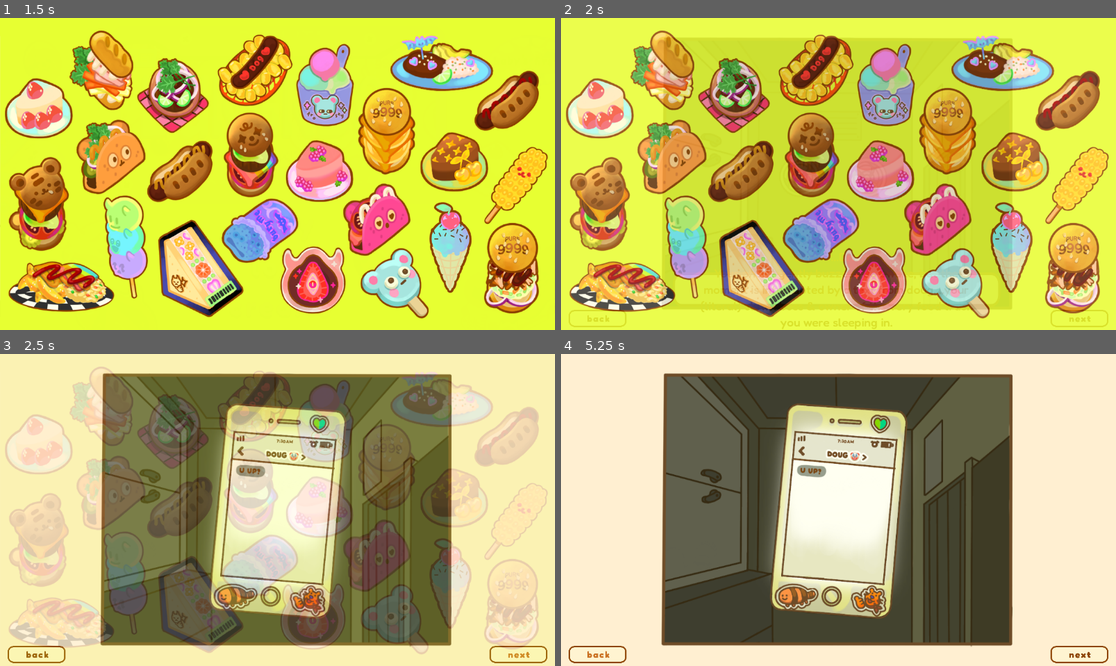
Above: before the commit, frames 1-4 (two rows, left to right).
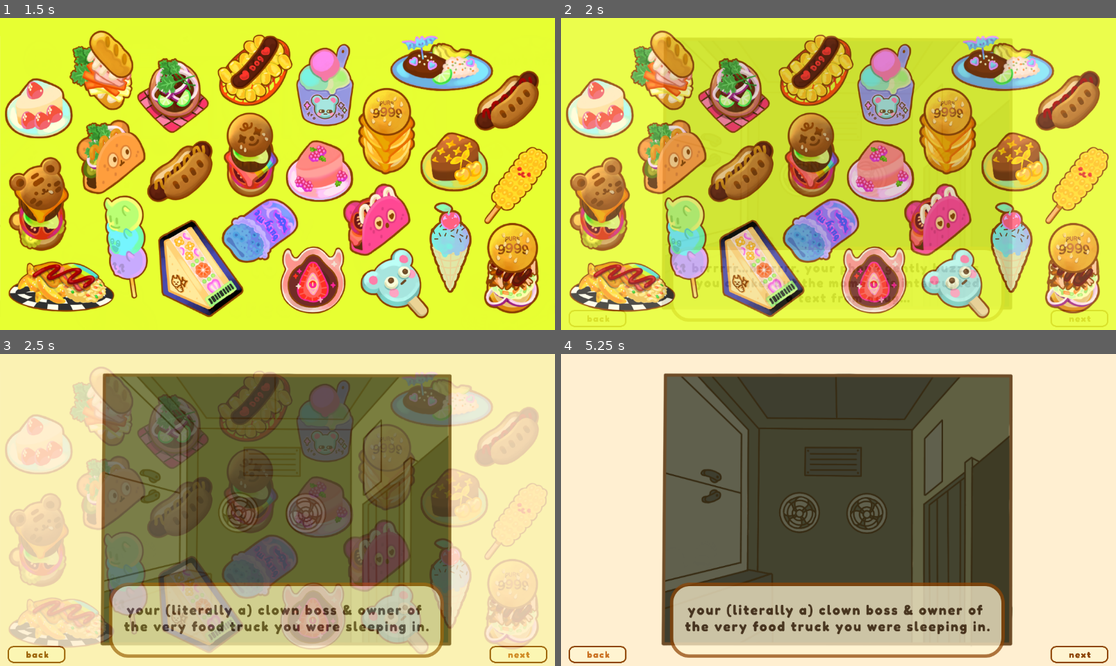
Above: after the commit, the same moments.

Repository: Gus700/FoodTruckBattles
Game: Godot game, scene res://scenes/SceneSwitcher.tscn
Same seed, same stepped clock (60 frames per second), same inputs: the game is played once before the commit and once after it.
Inputs (mouse positions are in pixels of both pictures, inside the frame that each line leads up to):
- Up to frame 1 (1.5 s): click (277, 223) at 0.5 s; click (277, 223) at 1.25 s
- Up to frame 2 (2 s): no input
- Up to frame 3 (2.5 s): click (516, 653) at 2 s
- Up to frame 4 (5.25 s): click (1077, 653) at 2.75 s; click (1077, 653) at 3.5 s; click (599, 653) at 4.25 s; tap Enter at 5 s

Frame 1 is identical in both runs. In frame 2, 1.0% of the frame differs, in the area x 25-75%, y 75-100%; in frame 3, 24%; in frame 4, 25%, in the area x 19-80%, y 15-98%.

Commit message:
intro dialogue revamp + imported all lore dialogue

Diff:
--- a/scenes/LoreIntro.tscn
+++ b/scenes/LoreIntro.tscn
@@ -1,10 +1,10 @@
-[gd_scene load_steps=20 format=3 uid="uid://xgnaoqvxarvc"]
+[gd_scene load_steps=24 format=3 uid="uid://xgnaoqvxarvc"]
 
 [ext_resource type="Texture2D" uid="uid://ce46mydlen3ui" path="res://assets/loreScenes/intro/intro_bg.png" id="1_nbd7m"]
 [ext_resource type="Script" path="res://scripts/loreIntro.gd" id="1_vosbv"]
 [ext_resource type="Texture2D" uid="uid://y41fy5hkhdt2" path="res://assets/loreScenes/intro/01.png" id="2_4oqcv"]
-[ext_resource type="FontFile" uid="uid://c1vtnd0t0k2t4" path="res://assets/fonts/Fredoka-Medium.ttf" id="4_xbvlo"]
-[ext_resource type="Texture2D" uid="uid://dcmqycrnh0423" path="res://assets/UI/timer_bar.png" id="4_xy2id"]
+[ext_resource type="Texture2D" uid="uid://dc17g7jos4mvh" path="res://assets/loreScenes/intro_dialogue/intro1.png" id="4_88lso"]
+[ext_resource type="Texture2D" uid="uid://gnfsiyttb7ep" path="res://assets/loreScenes/intro_dialogue/intro2.png" id="5_dys07"]
 [ext_resource type="Texture2D" uid="uid://c2pr52xlrt48k" path="res://assets/loreScenes/intro/02.png" id="5_t5wxx"]
 [ext_resource type="Texture2D" uid="uid://dheeyukk48ven" path="res://assets/loreScenes/intro/03.png" id="6_yd2h8"]
 [ext_resource type="Texture2D" uid="uid://b1nsp5m7ism1e" path="res://assets/loreScenes/intro/04.png" id="7_7bnd8"]
@@ -14,11 +14,15 @@
 [ext_resource type="Texture2D" uid="uid://gyefcexgonel" path="res://assets/loreScenes/intro/08.png" id="11_0anox"]
 [ext_resource type="Texture2D" uid="uid://bxruatu8qwhpc" path="res://assets/loreScenes/intro/09.png" id="12_tgyjp"]
 [ext_resource type="Texture2D" uid="uid://d035te6ggmjhl" path="res://assets/loreScenes/intro/10.png" id="13_sadiy"]
+[ext_resource type="Texture2D" uid="uid://ctgbt6jkn25de" path="res://assets/loreScenes/intro_dialogue/intro3.png" id="14_ws35s"]
 [ext_resource type="Texture2D" uid="uid://cgfelblnvakg5" path="res://assets/UI_buttons/next.png" id="15_gng5i"]
 [ext_resource type="Texture2D" uid="uid://c6dwth7evsdyw" path="res://assets/UI_buttons/next_hover.png" id="16_2ogs0"]
+[ext_resource type="Texture2D" uid="uid://dphejpwn7tnvs" path="res://assets/loreScenes/intro_dialogue/intro4.png" id="16_mooya"]
 [ext_resource type="Texture2D" uid="uid://b0r8f8x7y0e5r" path="res://assets/UI_buttons/back.png" id="17_ayh5i"]
+[ext_resource type="Texture2D" uid="uid://bcw2vwffis5p3" path="res://assets/loreScenes/intro_dialogue/intro5.png" id="18_2w7jq"]
 [ext_resource type="Texture2D" uid="uid://dvtn4u0004701" path="res://assets/UI_buttons/back_hover.png" id="18_jjdpu"]
 [ext_resource type="Script" path="res://scripts/SceneManager/ChangeSceneButton.gd" id="19_p57xb"]
+[ext_resource type="Texture2D" uid="uid://bir4n1prte5u6" path="res://assets/loreScenes/intro_dialogue/intro6.png" id="20_rmj0f"]
 
 [node name="LoreIntro" type="Control"]
 layout_mode = 3
@@ -47,15 +51,15 @@
 grow_horizontal = 2
 grow_vertical = 2
 
-[node name="Scn" type="Control" parent="Scns"]
-layout_mode = 1
-anchors_preset = 15
-anchor_right = 1.0
-anchor_bottom = 1.0
-grow_horizontal = 2
-grow_vertical = 2
-
-[node name="ImgBG" type="TextureRect" parent="Scns/Scn"]
+[node name="Scn0" type="Control" parent="Scns"]
+layout_mode = 1
+anchors_preset = 15
+anchor_right = 1.0
+anchor_bottom = 1.0
+grow_horizontal = 2
+grow_vertical = 2
+
+[node name="ImgBG" type="TextureRect" parent="Scns/Scn0"]
 layout_mode = 1
 anchors_preset = 15
 anchor_right = 1.0
@@ -66,42 +70,61 @@
 expand_mode = 1
 stretch_mode = 5
 
-[node name="TextBox" type="TextureRect" parent="Scns/Scn"]
-self_modulate = Color(1, 1, 1, 0.603922)
-layout_mode = 1
-anchors_preset = -1
-anchor_left = 0.201389
-anchor_top = 0.814815
-anchor_right = 0.791667
-anchor_bottom = 0.925926
-grow_horizontal = 2
-grow_vertical = 2
-texture = ExtResource("4_xy2id")
-expand_mode = 1
-metadata/_edit_use_anchors_ = true
-
-[node name="MarginContainer" type="MarginContainer" parent="Scns/Scn/TextBox"]
-layout_mode = 1
-anchors_preset = 15
-anchor_right = 1.0
-anchor_bottom = 1.0
-grow_horizontal = 2
-grow_vertical = 2
-theme_override_constants/margin_left = 50
-theme_override_constants/margin_top = 50
-theme_override_constants/margin_right = 50
-theme_override_constants/margin_bottom = 50
-
-[node name="Label" type="Label" parent="Scns/Scn/TextBox/MarginContainer"]
-layout_mode = 2
-theme_override_colors/font_color = Color(0.556863, 0.270588, 0.0196078, 1)
-theme_override_fonts/font = ExtResource("4_xbvlo")
-theme_override_font_sizes/font_size = 25
-text = "Brrrrrr…Brrrrrr.
-Your phone gently buzzes you awake, but the moment is interrupted by a text from doug….your (literal) clown boss & owner of the very food truck you were sleeping in."
-horizontal_alignment = 1
-vertical_alignment = 1
-autowrap_mode = 2
+[node name="intro1" type="TextureRect" parent="Scns/Scn0"]
+self_modulate = Color(1, 1, 1, 0.729412)
+layout_mode = 1
+anchors_preset = -1
+anchor_left = 0.195868
+anchor_top = 0.73279
+anchor_right = 0.799868
+anchor_bottom = 0.97379
+offset_left = 0.355988
+offset_top = 0.151978
+offset_right = -0.458496
+offset_bottom = -0.0160522
+grow_horizontal = 2
+grow_vertical = 2
+texture = ExtResource("4_88lso")
+expand_mode = 1
+metadata/_edit_use_anchors_ = true
+
+[node name="Scn1" type="Control" parent="Scns"]
+visible = false
+layout_mode = 1
+anchors_preset = 15
+anchor_right = 1.0
+anchor_bottom = 1.0
+grow_horizontal = 2
+grow_vertical = 2
+
+[node name="ImgBG" type="TextureRect" parent="Scns/Scn1"]
+layout_mode = 1
+anchors_preset = 15
+anchor_right = 1.0
+anchor_bottom = 1.0
+grow_horizontal = 2
+grow_vertical = 2
+texture = ExtResource("2_4oqcv")
+expand_mode = 1
+stretch_mode = 5
+
+[node name="intro2" type="TextureRect" parent="Scns/Scn1"]
+self_modulate = Color(1, 1, 1, 0.729412)
+layout_mode = 1
+anchors_preset = -1
+anchor_left = 0.195868
+anchor_top = 0.73279
+anchor_right = 0.799868
+anchor_bottom = 0.97379
+offset_left = 0.355988
+offset_top = 0.151978
+offset_right = -0.458496
+offset_bottom = -0.0160522
+grow_horizontal = 2
+grow_vertical = 2
+texture = ExtResource("5_dys07")
+expand_mode = 1
+metadata/_edit_use_anchors_ = true
 
 [node name="Scn2" type="Control" parent="Scns"]
 visible = false
@@ -123,44 +146,6 @@
 expand_mode = 1
 stretch_mode = 5
 
-[node name="TextBox" type="TextureRect" parent="Scns/Scn2"]
-visible = false
-self_modulate = Color(1, 1, 1, 0.603922)
-layout_mode = 1
-anchors_preset = -1
-anchor_left = 0.201389
-anchor_top = 0.814815
-anchor_right = 0.791667
-anchor_bottom = 0.925926
-grow_horizontal = 2
-grow_vertical = 2
-texture = ExtResource("4_xy2id")
-expand_mode = 1
-metadata/_edit_use_anchors_ = true
-
-[node name="MarginContainer" type="MarginContainer" parent="Scns/Scn2/TextBox"]
-layout_mode = 1
-anchors_preset = 15
-anchor_right = 1.0
-anchor_bottom = 1.0
-grow_horizontal = 2
-grow_vertical = 2
-theme_override_constants/margin_left = 50
-theme_override_constants/margin_top = 50
-theme_override_constants/margin_right = 50
-theme_override_constants/margin_bottom = 50
-
-[node name="Label" type="Label" parent="Scns/Scn2/TextBox/MarginContainer"]
-layout_mode = 2
-theme_override_colors/font_color = Color(0.556863, 0.270588, 0.0196078, 1)
-theme_override_fonts/font = ExtResource("4_xbvlo")
-theme_override_font_sizes/font_size = 25
-text = "Brrrrrr…Brrrrrr.
-Your phone gently buzzes you awake, but the moment is interrupted by a text from doug….your (literal) clown boss & owner of the very food truck you were sleeping in."
-horizontal_alignment = 1
-vertical_alignment = 1
-autowrap_mode = 2
-
 [node name="Scn3" type="Control" parent="Scns"]
 visible = false
 layout_mode = 1
@@ -181,44 +166,6 @@
 expand_mode = 1
 stretch_mode = 5
 
-[node name="TextBox" type="TextureRect" parent="Scns/Scn3"]
-visible = false
-self_modulate = Color(1, 1, 1, 0.603922)
-layout_mode = 1
-anchors_preset = -1
-anchor_left = 0.201389
-anchor_top = 0.814815
-anchor_right = 0.791667
-anchor_bottom = 0.925926
-grow_horizontal = 2
-grow_vertical = 2
-texture = ExtResource("4_xy2id")
-expand_mode = 1
-metadata/_edit_use_anchors_ = true
-
-[node name="MarginContainer" type="MarginContainer" parent="Scns/Scn3/TextBox"]
-layout_mode = 1
-anchors_preset = 15
-anchor_right = 1.0
-anchor_bottom = 1.0
-grow_horizontal = 2
-grow_vertical = 2
-theme_override_constants/margin_left = 50
-theme_override_constants/margin_top = 50
-theme_override_constants/margin_right = 50
-theme_override_constants/margin_bottom = 50
-
-[node name="Label" type="Label" parent="Scns/Scn3/TextBox/MarginContainer"]
-layout_mode = 2
-theme_override_colors/font_color = Color(0.556863, 0.270588, 0.0196078, 1)
-theme_override_fonts/font = ExtResource("4_xbvlo")
-theme_override_font_sizes/font_size = 25
-text = "Brrrrrr…Brrrrrr.
-Your phone gently buzzes you awake, but the moment is interrupted by a text from doug….your (literal) clown boss & owner of the very food truck you were sleeping in."
-horizontal_alignment = 1
-vertical_alignment = 1
-autowrap_mode = 2
-
 [node name="Scn4" type="Control" parent="Scns"]
 visible = false
 layout_mode = 1
@@ -239,44 +186,6 @@
 expand_mode = 1
 stretch_mode = 5
 
-[node name="TextBox" type="TextureRect" parent="Scns/Scn4"]
-visible = false
-self_modulate = Color(1, 1, 1, 0.603922)
-layout_mode = 1
-anchors_preset = -1
-anchor_left = 0.201389
-anchor_top = 0.814815
-anchor_right = 0.791667
-anchor_bottom = 0.925926
-grow_horizontal = 2
-grow_vertical = 2
-texture = ExtResource("4_xy2id")
-expand_mode = 1
-metadata/_edit_use_anchors_ = true
-
-[node name="MarginContainer" type="MarginContainer" parent="Scns/Scn4/TextBox"]
-layout_mode = 1
-anchors_preset = 15
-anchor_right = 1.0
-anchor_bottom = 1.0
-grow_horizontal = 2
-grow_vertical = 2
-theme_override_constants/margin_left = 50
-theme_override_constants/margin_top = 50
-theme_override_constants/margin_right = 50
-theme_override_constants/margin_bottom = 50
-
-[node name="Label" type="Label" parent="Scns/Scn4/TextBox/MarginContainer"]
-layout_mode = 2
-theme_override_colors/font_color = Color(0.556863, 0.270588, 0.0196078, 1)
-theme_override_fonts/font = ExtResource("4_xbvlo")
-theme_override_font_sizes/font_size = 25
-text = "Brrrrrr…Brrrrrr.
-Your phone gently buzzes you awake, but the moment is interrupted by a text from doug….your (literal) clown boss & owner of the very food truck you were sleeping in."
-horizontal_alignment = 1
-vertical_alignment = 1
-autowrap_mode = 2
-
 [node name="Scn5" type="Control" parent="Scns"]
 visible = false
 layout_mode = 1
@@ -297,44 +206,6 @@
 expand_mode = 1
 stretch_mode = 5
 
-[node name="TextBox" type="TextureRect" parent="Scns/Scn5"]
-visible = false
-self_modulate = Color(1, 1, 1, 0.603922)
-layout_mode = 1
-anchors_preset = -1
-anchor_left = 0.201389
-anchor_top = 0.814815
-anchor_right = 0.791667
-anchor_bottom = 0.925926
-grow_horizontal = 2
-grow_vertical = 2
-texture = ExtResource("4_xy2id")
-expand_mode = 1
-metadata/_edit_use_anchors_ = true
-
-[node name="MarginContainer" type="MarginContainer" parent="Scns/Scn5/TextBox"]
-layout_mode = 1
-anchors_preset = 15
-anchor_right = 1.0
-anchor_bottom = 1.0
-grow_horizontal = 2
-grow_vertical = 2
-theme_override_constants/margin_left = 50
-theme_override_constants/margin_top = 50
-theme_override_constants/margin_right = 50
-theme_override_constants/margin_bottom = 50
-
-[node name="Label" type="Label" parent="Scns/Scn5/TextBox/MarginContainer"]
-layout_mode = 2
-theme_override_colors/font_color = Color(0.556863, 0.270588, 0.0196078, 1)
-theme_override_fonts/font = ExtResource("4_xbvlo")
-theme_override_font_sizes/font_size = 25
-text = "Brrrrrr…Brrrrrr.
-Your phone gently buzzes you awake, but the moment is interrupted by a text from doug….your (literal) clown boss & owner of the very food truck you were sleeping in."
-horizontal_alignment = 1
-vertical_alignment = 1
-autowrap_mode = 2
-
 [node name="Scn6" type="Control" parent="Scns"]
 visible = false
 layout_mode = 1
@@ -355,44 +226,6 @@
 expand_mode = 1
 stretch_mode = 5
 
-[node name="TextBox" type="TextureRect" parent="Scns/Scn6"]
-visible = false
-self_modulate = Color(1, 1, 1, 0.603922)
-layout_mode = 1
-anchors_preset = -1
-anchor_left = 0.201389
-anchor_top = 0.814815
-anchor_right = 0.791667
-anchor_bottom = 0.925926
-grow_horizontal = 2
-grow_vertical = 2
-texture = ExtResource("4_xy2id")
-expand_mode = 1
-metadata/_edit_use_anchors_ = true
-
-[node name="MarginContainer" type="MarginContainer" parent="Scns/Scn6/TextBox"]
-layout_mode = 1
-anchors_preset = 15
-anchor_right = 1.0
-anchor_bottom = 1.0
-grow_horizontal = 2
-grow_vertical = 2
-theme_override_constants/margin_left = 50
-theme_override_constants/margin_top = 50
-theme_override_constants/margin_right = 50
-theme_override_constants/margin_bottom = 50
-
-[node name="Label" type="Label" parent="Scns/Scn6/TextBox/MarginContainer"]
-layout_mode = 2
-theme_override_colors/font_color = Color(0.556863, 0.270588, 0.0196078, 1)
-theme_override_fonts/font = ExtResource("4_xbvlo")
-theme_override_font_sizes/font_size = 25
-text = "Brrrrrr…Brrrrrr.
-Your phone gently buzzes you awake, but the moment is interrupted by a text from doug….your (literal) clown boss & owner of the very food truck you were sleeping in."
-horizontal_alignment = 1
-vertical_alignment = 1
-autowrap_mode = 2
-
 [node name="Scn7" type="Control" parent="Scns"]
 visible = false
 layout_mode = 1
@@ -413,41 +246,23 @@
 expand_mode = 1
 stretch_mode = 5
 
-[node name="TextBox" type="TextureRect" parent="Scns/Scn7"]
-self_modulate = Color(1, 1, 1, 0.603922)
-layout_mode = 1
-anchors_preset = -1
-anchor_left = 0.201389
-anchor_top = 0.814815
-anchor_right = 0.791667
-anchor_bottom = 0.925926
-grow_horizontal = 2
-grow_vertical = 2
-texture = ExtResource("4_xy2id")
-expand_mode = 1
-metadata/_edit_use_anchors_ = true
-
-[node name="MarginContainer" type="MarginContainer" parent="Scns/Scn7/TextBox"]
-layout_mode = 1
-anchors_preset = 15
-anchor_right = 1.0
-anchor_bottom = 1.0
-grow_horizontal = 2
-grow_vertical = 2
-theme_override_constants/margin_left = 50
-theme_override_constants/margin_top = 50
-theme_override_constants/margin_right = 50
-theme_override_constants/margin_bottom = 50
-
-[node name="Label" type="Label" parent="Scns/Scn7/TextBox/MarginContainer"]
-layout_mode = 2
-theme_override_colors/font_color = Color(0.556863, 0.270588, 0.0196078, 1)
-theme_override_fonts/font = ExtResource("4_xbvlo")
-theme_override_font_sizes/font_size = 25
-text = "Doug was pretty intimidating for a 2ft clown. Regardless, he was kind enough to offer you a job on the spot after that… incident."
-horizontal_alignment = 1
-vertical_alignment = 1
-autowrap_mode = 2
+[node name="intro3" type="TextureRect" parent="Scns/Scn7"]
+self_modulate = Color(1, 1, 1, 0.729412)
+layout_mode = 1
+anchors_preset = -1
+anchor_left = 0.195868
+anchor_top = 0.73279
+anchor_right = 0.799868
+anchor_bottom = 0.97379
+offset_left = 0.355988
+offset_top = 0.151978
+offset_right = -0.458496
+offset_bottom = -0.0160522
+grow_horizontal = 2
+grow_vertical = 2
+texture = ExtResource("14_ws35s")
+expand_mode = 1
+metadata/_edit_use_anchors_ = true
 
 [node name="Scn8" type="Control" parent="Scns"]
 visible = false
@@ -469,41 +284,23 @@
 expand_mode = 1
 stretch_mode = 5
 
-[node name="TextBox" type="TextureRect" parent="Scns/Scn8"]
-self_modulate = Color(1, 1, 1, 0.603922)
-layout_mode = 1
-anchors_preset = -1
-anchor_left = 0.201389
-anchor_top = 0.814815
-anchor_right = 0.791667
-anchor_bottom = 0.925926
-grow_horizontal = 2
-grow_vertical = 2
-texture = ExtResource("4_xy2id")
-expand_mode = 1
-metadata/_edit_use_anchors_ = true
-
-[node name="MarginContainer" type="MarginContainer" parent="Scns/Scn8/TextBox"]
-layout_mode = 1
-anchors_preset = 15
-anchor_right = 1.0
-anchor_bottom = 1.0
-grow_horizontal = 2
-grow_vertical = 2
-theme_override_constants/margin_left = 50
-theme_override_constants/margin_top = 50
-theme_override_constants/margin_right = 50
-theme_override_constants/margin_bottom = 50
-
-[node name="Label" type="Label" parent="Scns/Scn8/TextBox/MarginContainer"]
-layout_mode = 2
-theme_override_colors/font_color = Color(0.556863, 0.270588, 0.0196078, 1)
-theme_override_fonts/font = ExtResource("4_xbvlo")
-theme_override_font_sizes/font_size = 25
-text = "It was a water gun, but he still got 2 days in county jail."
-horizontal_alignment = 1
-vertical_alignment = 1
-autowrap_mode = 2
+[node name="intro4" type="TextureRect" parent="Scns/Scn8"]
+self_modulate = Color(1, 1, 1, 0.729412)
+layout_mode = 1
+anchors_preset = -1
+anchor_left = 0.195868
+anchor_top = 0.73279
+anchor_right = 0.799868
+anchor_bottom = 0.97379
+offset_left = 0.355988
+offset_top = 0.151978
+offset_right = -0.458496
+offset_bottom = -0.0160522
+grow_horizontal = 2
+grow_vertical = 2
+texture = ExtResource("16_mooya")
+expand_mode = 1
+metadata/_edit_use_anchors_ = true
 
 [node name="Scn9" type="Control" parent="Scns"]
 visible = false
@@ -525,41 +322,23 @@
 expand_mode = 1
 stretch_mode = 5
 
-[node name="TextBox" type="TextureRect" parent="Scns/Scn9"]
-self_modulate = Color(1, 1, 1, 0.603922)
-layout_mode = 1
-anchors_preset = -1
-anchor_left = 0.201389
-anchor_top = 0.814815
-anchor_right = 0.791667
-anchor_bottom = 0.925926
-grow_horizontal = 2
-grow_vertical = 2
-texture = ExtResource("4_xy2id")
-expand_mode = 1
-metadata/_edit_use_anchors_ = true
-
-[node name="MarginContainer" type="MarginContainer" parent="Scns/Scn9/TextBox"]
-layout_mode = 1
-anchors_preset = 15
-anchor_right = 1.0
-anchor_bottom = 1.0
-grow_horizontal = 2
-grow_vertical = 2
-theme_override_constants/margin_left = 50
-theme_override_constants/margin_top = 50
-theme_override_constants/margin_right = 50
-theme_override_constants/margin_bottom = 50
-
-[node name="Label" type="Label" parent="Scns/Scn9/TextBox/MarginContainer"]
-layout_mode = 2
-theme_override_colors/font_color = Color(0.556863, 0.270588, 0.0196078, 1)
-theme_override_fonts/font = ExtResource("4_xbvlo")
-theme_override_font_sizes/font_size = 25
-text = "You start the truck on a near empty tank. It doesn’t matter, because after today, you could buy so many tanks of gas (and doug’s respect), if you won."
-horizontal_alignment = 1
-vertical_alignment = 1
-autowrap_mode = 2
+[node name="intro5" type="TextureRect" parent="Scns/Scn9"]
+self_modulate = Color(1, 1, 1, 0.729412)
+layout_mode = 1
+anchors_preset = -1
+anchor_left = 0.195868
+anchor_top = 0.73279
+anchor_right = 0.799868
+anchor_bottom = 0.97379
+offset_left = 0.355988
+offset_top = 0.151978
+offset_right = -0.458496
+offset_bottom = -0.0160522
+grow_horizontal = 2
+grow_vertical = 2
+texture = ExtResource("18_2w7jq")
+expand_mode = 1
+metadata/_edit_use_anchors_ = true
 
 [node name="Scn10" type="Control" parent="Scns"]
 visible = false
@@ -581,41 +360,23 @@
 expand_mode = 1
 stretch_mode = 5
 
-[node name="TextBox" type="TextureRect" parent="Scns/Scn10"]
-self_modulate = Color(1, 1, 1, 0.603922)
-layout_mode = 1
-anchors_preset = -1
-anchor_left = 0.201389
-anchor_top = 0.814815
-anchor_right = 0.791667
-anchor_bottom = 0.925926
-grow_horizontal = 2
-grow_vertical = 2
-texture = ExtResource("4_xy2id")
-expand_mode = 1
-metadata/_edit_use_anchors_ = true
-
-[node name="MarginContainer" type="MarginContainer" parent="Scns/Scn10/TextBox"]
-layout_mode = 1
-anchors_preset = 15
-anchor_right = 1.0
-anchor_bottom = 1.0
-grow_horizontal = 2
-grow_vertical = 2
-theme_override_constants/margin_left = 50
-theme_override_constants/margin_top = 50
-theme_override_constants/margin_right = 50
-theme_override_constants/margin_bottom = 50
-
-[node name="Label" type="Label" parent="Scns/Scn10/TextBox/MarginContainer"]
-layout_mode = 2
-theme_override_colors/font_color = Color(0.556863, 0.270588, 0.0196078, 1)
-theme_override_fonts/font = ExtResource("4_xbvlo")
-theme_override_font_sizes/font_size = 25
-text = "Doug is waiting outside, in his power stance. Before you know it, he climbs in and drags you to the back."
-horizontal_alignment = 1
-vertical_alignment = 1
-autowrap_mode = 2
+[node name="intro6" type="TextureRect" parent="Scns/Scn10"]
+self_modulate = Color(1, 1, 1, 0.729412)
+layout_mode = 1
+anchors_preset = -1
+anchor_left = 0.195868
+anchor_top = 0.73279
+anchor_right = 0.799868
+anchor_bottom = 0.97379
+offset_left = 0.355988
+offset_top = 0.151978
+offset_right = -0.458496
+offset_bottom = -0.0160522
+grow_horizontal = 2
+grow_vertical = 2
+texture = ExtResource("20_rmj0f")
+expand_mode = 1
+metadata/_edit_use_anchors_ = true
 
 [node name="NextButton" type="TextureButton" parent="."]
 layout_mode = 1
Binary file added: assets/loreScenes/intro_dialogue/intro1.png
Not shown, added: assets/loreScenes/intro_dialogue/intro1.png.import
Binary file added: assets/loreScenes/intro_dialogue/intro2.png
Not shown, added: assets/loreScenes/intro_dialogue/intro2.png.import
Binary file added: assets/loreScenes/intro_dialogue/intro3.png
Not shown, added: assets/loreScenes/intro_dialogue/intro3.png.import
Binary file added: assets/loreScenes/intro_dialogue/intro4.png
Not shown, added: assets/loreScenes/intro_dialogue/intro4.png.import
Binary file added: assets/loreScenes/intro_dialogue/intro5.png
Not shown, added: assets/loreScenes/intro_dialogue/intro5.png.import
Binary file added: assets/loreScenes/intro_dialogue/intro6.png
Not shown, added: assets/loreScenes/intro_dialogue/intro6.png.import
(and 140 more such lines)
